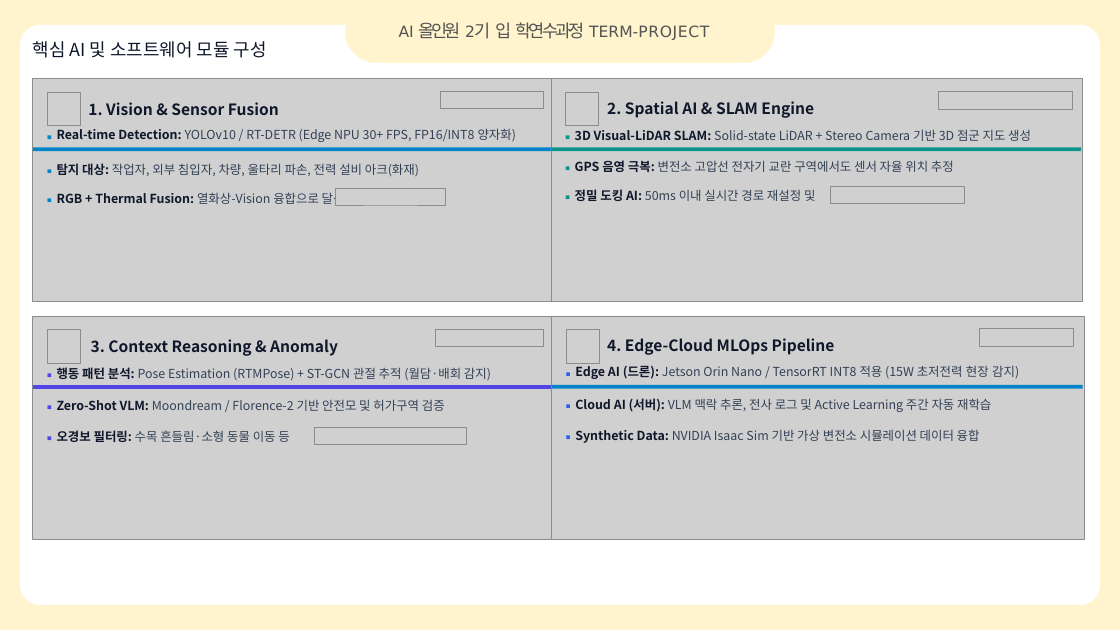
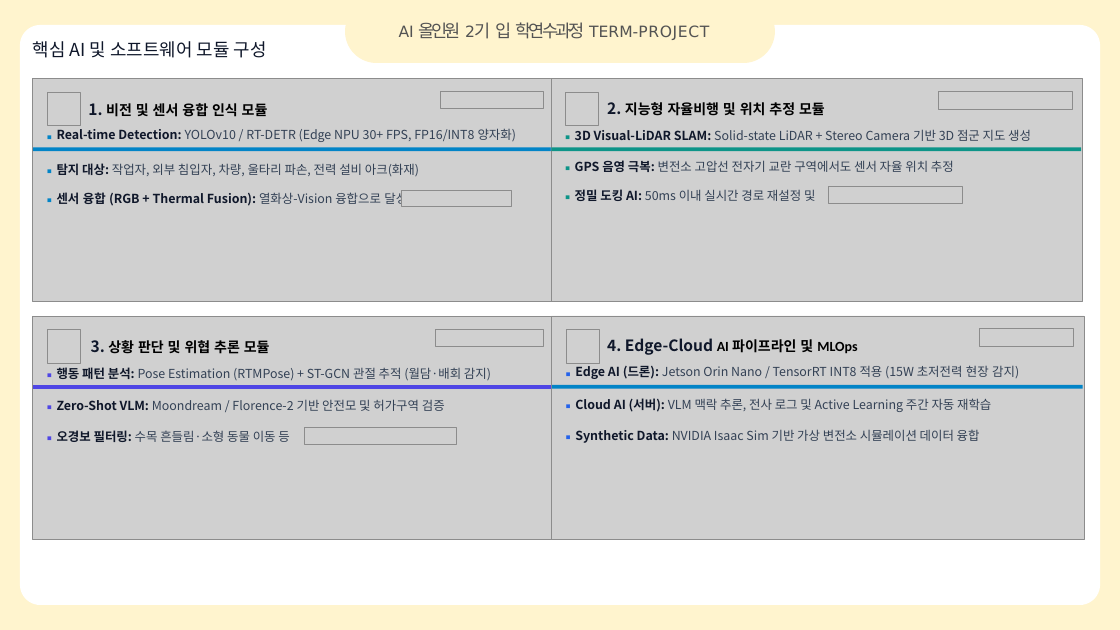
Before and after one commit to woochul0516/woochul_codyssey, a slide deck: slide 1 of Term_Project/HW Data.pptx. Drawn at 1120x630 pixels with LibreOffice and Linux fonts; fonts in the diff are those of the drawing; grey boxes stand for pictures; background and template pictures are left out. Boxes give left, top, right and bottom in pixels: in the first picture for what was removed or moved away, otherwise in the second. Text is boxed around its words. In the diff, an @@ line names an element or a change of style, - is before the commit and + after.

```diff
--- a/Term_Project/HW Data.pptx
+++ b/Term_Project/HW Data.pptx
@@ text at (x1=88, y1=103, x2=268, y2=117): text changed; size 20 to 18 pt; font Noto Sans CJK KR to Calibri; text colour #0F172A to #000000 @@
-1. Vision & Sensor Fusion
+1. 비전 및 센서 융합 인식 모듈
@@ text at (x1=607, y1=102, x2=825, y2=116): text changed; size 20 to 18 pt; font Noto Sans CJK KR to Calibri; text colour #0F172A to #000000 @@
-2. Spatial AI & SLAM Engine
+2. 지능형 자율비행 및 위치 추정 모듈
@@ text at (x1=57, y1=190, x2=407, y2=207): text changed @@
-RGB + Thermal Fusion: 열화상-Vision 융합으로 달성
+센서 융합 (RGB + Thermal Fusion): 열화상-Vision 융합으로 달성
@@ picture moved from (x1=335, y1=188, x2=446, y2=205) to (x1=401, y1=190, x2=511, y2=207) @@
@@ text at (x1=91, y1=340, x2=270, y2=354): text changed; size 20 to 18 pt; font Noto Sans CJK KR to Calibri; text colour #0F172A to #000000 @@
-3. Context Reasoning & Anomaly
+3. 상황 판단 및 위협 추론 모듈
@@ text at (x1=607, y1=338, x2=857, y2=355): text changed; size 20 to 18 pt; font Noto Sans CJK KR to Calibri; text colour #0F172A to #000000 @@
-4. Edge-Cloud MLOps Pipeline
+4. Edge-Cloud AI 파이프라인 및 MLOps
@@ picture moved from (x1=314, y1=428, x2=466, y2=445) to (x1=305, y1=428, x2=456, y2=445) @@
```
Also in this commit, not shown: 1 other slide changed.
